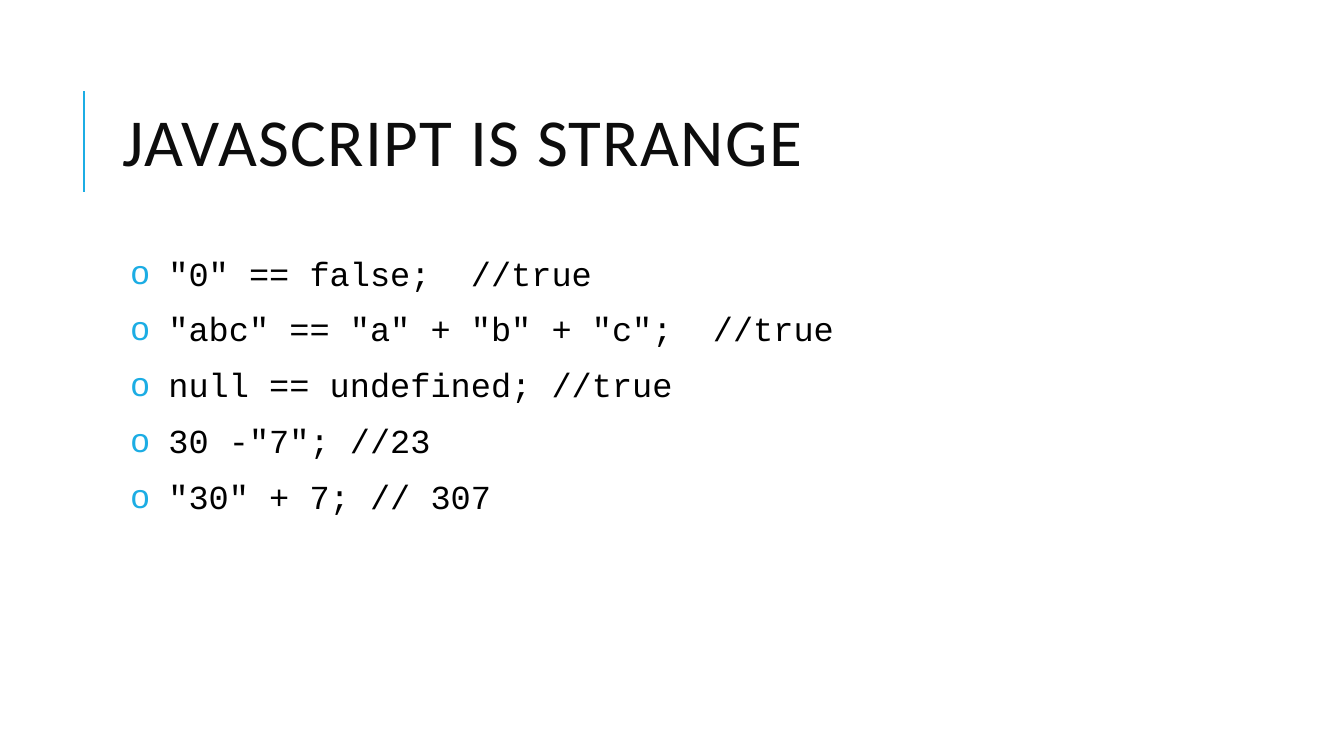
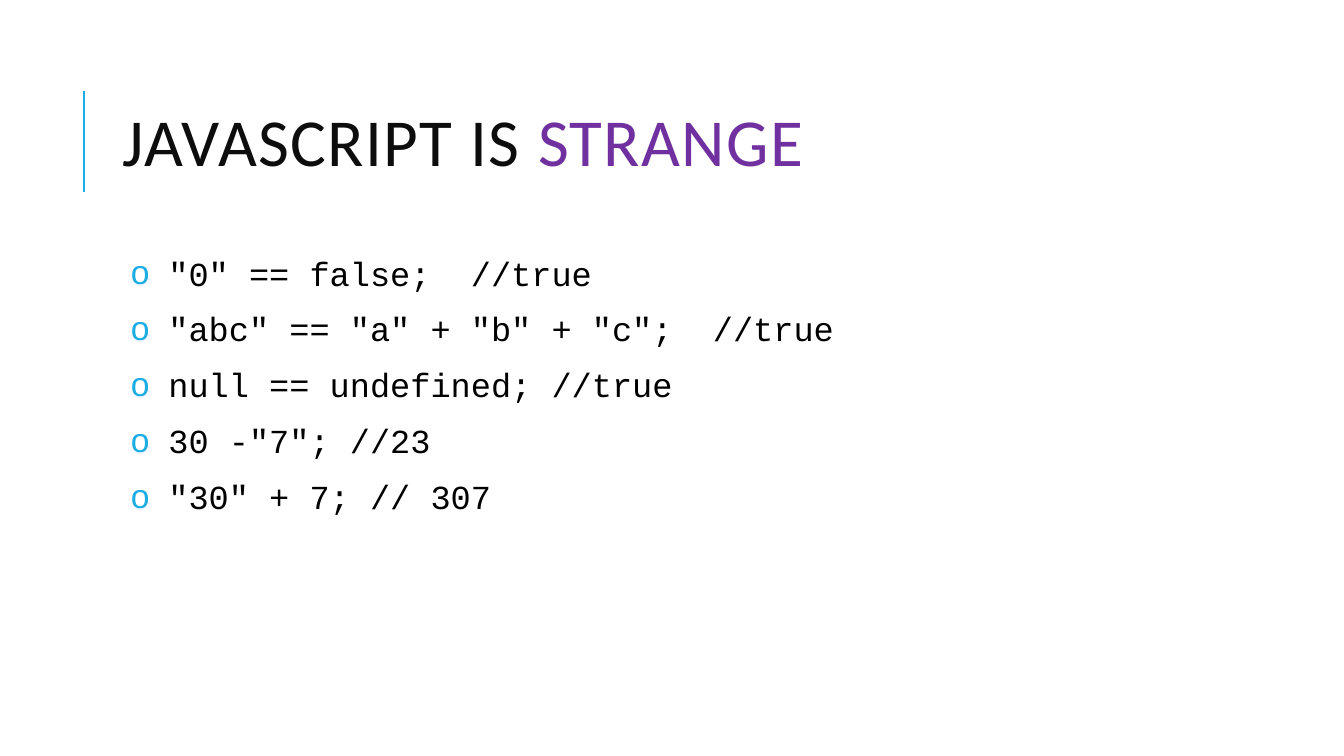
Before and after one commit to thm-design/node-tutorial, a slide deck: slide 4 of Learn Node.pptx. Drawn at 1344x756 pixels with LibreOffice and Linux fonts; fonts in the diff are those of the drawing. Boxes give left, top, right and bottom in pixels: in the first picture for what was removed or moved away, otherwise in the second. Text is boxed around its words. In the diff, an @@ line names an element or a change of style, - is before the commit and + after.

```diff
--- a/Learn Node.pptx
+++ b/Learn Node.pptx
@@ title "JAVASCRIPT IS STRANGE" at box(123, 122, 803, 167): text colour #0D0D0D to #7030A0 in "STRANGE" @@
```
Also in this commit, not shown: 7 other slides changed, 27 slides added, 2 slides removed, 9 other files.
